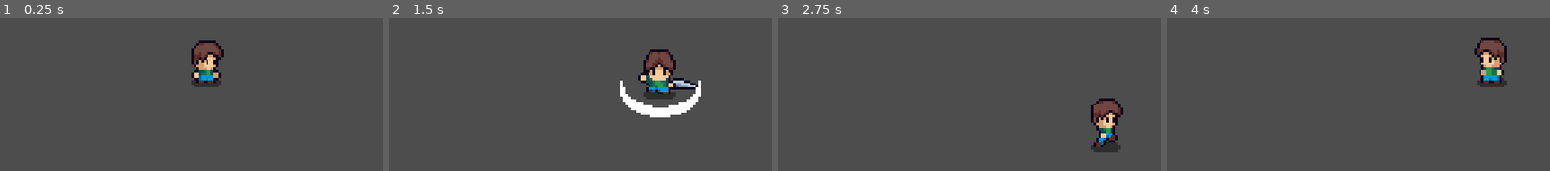
Above: before the commit, frames 1-4 (left to right).
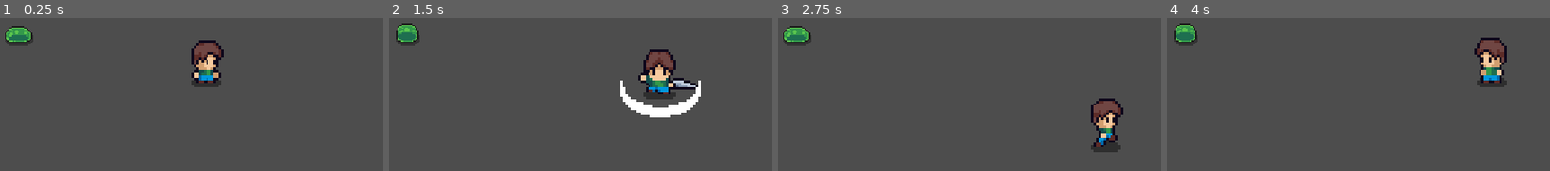
Above: after the commit, the same moments.

Repository: StupidCoders67/TopDownGameInGodot
Game: Godot game, scene res://Scenes/main.tscn
Same seed, same stepped clock (60 frames per second), same inputs: the game is played once before the commit and once after it.
Inputs (mouse positions are in pixels of both pictures, inside the frame that each line leads up to):
- Up to frame 1 (0.25 s): no input
- Up to frame 2 (1.5 s): tap Enter at 0.5 s; move the mouse to (752, 48) at 0.52 s; hold D (Right) 0.53-1.28 s; tap Space (attack) at 0.6, 1.35 s; click (752, 48) at 0.67 s; move the mouse to (450, 88) at 1.27 s; hold S (Down) from 1.28 s (still down)
- Up to frame 3 (2.75 s): move the mouse to (outside the picture) at 2.02 s; release S (Down) at 2.03 s; hold D (Right) from 2.03 s (still down); tap Alt at 2.1 s; tap Space (attack) at 2.3 s
- Up to frame 4 (4 s): move the mouse to (1339, 148) at 2.77 s; release D (Right) at 2.78 s; hold W (Up) 2.78-3.53 s; tap Shift at 2.85 s; click (1339, 148) at 2.92 s; tap Space (attack) at 3.05, 3.6 s; move the mouse to (outside the picture) at 3.52 s; hold A (Left) from 3.53 s (still down)

The runs differ from the first frame. In frame 1, 0.8% of the frame differs, in the area x 1-9%, y 5-19%; in frame 2, 0.8%; in frame 3, 0.8%; in frame 4, 0.8%.

Commit message:
added slime(enemy)

Diff:
--- a/rpg/Scenes/main.tscn
+++ b/rpg/Scenes/main.tscn
@@ -1,9 +1,13 @@
 [gd_scene format=3 uid="uid://8470ia55qji0"]
 
 [ext_resource type="PackedScene" uid="uid://t1hxff50qtww" path="res://Scenes/player.tscn" id="1_jjgbg"]
+[ext_resource type="PackedScene" uid="uid://dwlxvcuhhgqw" path="res://Scenes/slime.tscn" id="2_bo1nx"]
 
 [node name="Main" type="Node2D" unique_id=1102619746]
 
 [node name="Player" parent="." unique_id=1569827867 instance=ExtResource("1_jjgbg")]
 position = Vector2(575, 319)
 scale = Vector2(4, 4)
+
+[node name="Slime" parent="." unique_id=52502482 instance=ExtResource("2_bo1nx")]
+position = Vector2(274, 268)
--- /dev/null
+++ b/rpg/Scenes/slime.tscn
@@ -0,0 +1,179 @@
+[gd_scene format=3 uid="uid://dwlxvcuhhgqw"]
+
+[ext_resource type="Texture2D" uid="uid://cd1xx53au6qdb" path="res://Assets/Enemies/Slime_Green.png" id="1_2d52u"]
+
+[sub_resource type="GDScript" id="GDScript_1vjne"]
+
+[sub_resource type="AtlasTexture" id="AtlasTexture_f4si1"]
+atlas = ExtResource("1_2d52u")
+region = Rect2(0, 128, 64, 64)
+
+[sub_resource type="AtlasTexture" id="AtlasTexture_5gljc"]
+atlas = ExtResource("1_2d52u")
+region = Rect2(64, 128, 64, 64)
+
+[sub_resource type="AtlasTexture" id="AtlasTexture_vblni"]
+atlas = ExtResource("1_2d52u")
+region = Rect2(128, 128, 64, 64)
+
+[sub_resource type="AtlasTexture" id="AtlasTexture_e388w"]
+atlas = ExtResource("1_2d52u")
+region = Rect2(192, 128, 64, 64)
+
+[sub_resource type="AtlasTexture" id="AtlasTexture_r4o34"]
+atlas = ExtResource("1_2d52u")
+region = Rect2(256, 128, 64, 64)
+
+[sub_resource type="AtlasTexture" id="AtlasTexture_y26kt"]
+atlas = ExtResource("1_2d52u")
+region = Rect2(320, 128, 64, 64)
+
+[sub_resource type="AtlasTexture" id="AtlasTexture_c7ij5"]
+atlas = ExtResource("1_2d52u")
+region = Rect2(384, 128, 64, 64)
+
+[sub_resource type="AtlasTexture" id="AtlasTexture_psnrq"]
+atlas = ExtResource("1_2d52u")
+region = Rect2(448, 128, 64, 64)
+
+[sub_resource type="AtlasTexture" id="AtlasTexture_kh8cv"]
+atlas = ExtResource("1_2d52u")
+region = Rect2(0, 64, 64, 64)
+
+[sub_resource type="AtlasTexture" id="AtlasTexture_555id"]
+atlas = ExtResource("1_2d52u")
+region = Rect2(64, 64, 64, 64)
+
+[sub_resource type="AtlasTexture" id="AtlasTexture_xq7bh"]
+atlas = ExtResource("1_2d52u")
+region = Rect2(128, 64, 64, 64)
+
+[sub_resource type="AtlasTexture" id="AtlasTexture_10642"]
+atlas = ExtResource("1_2d52u")
+region = Rect2(192, 64, 64, 64)
+
+[sub_resource type="AtlasTexture" id="AtlasTexture_uu7bc"]
+atlas = ExtResource("1_2d52u")
+region = Rect2(256, 64, 64, 64)
+
+[sub_resource type="AtlasTexture" id="AtlasTexture_gqvs5"]
+atlas = ExtResource("1_2d52u")
+region = Rect2(320, 64, 64, 64)
+
+[sub_resource type="AtlasTexture" id="AtlasTexture_2bbhk"]
+atlas = ExtResource("1_2d52u")
+region = Rect2(384, 64, 64, 64)
+
+[sub_resource type="AtlasTexture" id="AtlasTexture_d6mpm"]
+atlas = ExtResource("1_2d52u")
+region = Rect2(448, 64, 64, 64)
+
+[sub_resource type="AtlasTexture" id="AtlasTexture_jokqx"]
+atlas = ExtResource("1_2d52u")
+region = Rect2(0, 0, 64, 64)
+
+[sub_resource type="AtlasTexture" id="AtlasTexture_swwnm"]
+atlas = ExtResource("1_2d52u")
+region = Rect2(64, 0, 64, 64)
+
+[sub_resource type="AtlasTexture" id="AtlasTexture_aiwxb"]
+atlas = ExtResource("1_2d52u")
+region = Rect2(128, 0, 64, 64)
+
+[sub_resource type="AtlasTexture" id="AtlasTexture_paq7w"]
+atlas = ExtResource("1_2d52u")
+region = Rect2(192, 0, 64, 64)
+
+[sub_resource type="SpriteFrames" id="SpriteFrames_2d52u"]
+animations = [{
+"frames": [{
+"duration": 1.0,
+"texture": SubResource("AtlasTexture_f4si1")
+}, {
+"duration": 1.0,
+"texture": SubResource("AtlasTexture_5gljc")
+}, {
+"duration": 1.0,
+"texture": SubResource("AtlasTexture_vblni")
+}, {
+"duration": 1.0,
+"texture": SubResource("AtlasTexture_e388w")
+}, {
+"duration": 1.0,
+"texture": SubResource("AtlasTexture_r4o34")
+}, {
+"duration": 1.0,
+"texture": SubResource("AtlasTexture_y26kt")
+}, {
+"duration": 1.0,
+"texture": SubResource("AtlasTexture_c7ij5")
+}, {
+"duration": 1.0,
+"texture": SubResource("AtlasTexture_psnrq")
+}],
+"loop": 0,
+"name": &"Death",
+"speed": 8.0
+}, {
+"frames": [{
+"duration": 1.0,
+"texture": SubResource("AtlasTexture_kh8cv")
+}, {
+"duration": 1.0,
+"texture": SubResource("AtlasTexture_555id")
+}, {
+"duration": 1.0,
+"texture": SubResource("AtlasTexture_xq7bh")
+}, {
+"duration": 1.0,
+"texture": SubResource("AtlasTexture_10642")
+}, {
+"duration": 1.0,
+"texture": SubResource("AtlasTexture_uu7bc")
+}, {
+"duration": 1.0,
+"texture": SubResource("AtlasTexture_gqvs5")
+}, {
+"duration": 1.0,
+"texture": SubResource("AtlasTexture_2bbhk")
+}, {
+"duration": 1.0,
+"texture": SubResource("AtlasTexture_d6mpm")
+}],
+"loop": 0,
+"name": &"attack",
+"speed": 8.0
+}, {
+"frames": [{
+"duration": 1.0,
+"texture": SubResource("AtlasTexture_jokqx")
+}, {
+"duration": 1.0,
+"texture": SubResource("AtlasTexture_swwnm")
+}, {
+"duration": 1.0,
+"texture": SubResource("AtlasTexture_aiwxb")
+}, {
+"duration": 1.0,
+"texture": SubResource("AtlasTexture_paq7w")
+}],
+"loop": 1,
+"name": &"idle",
+"speed": 8.0
+}]
+
+[sub_resource type="RectangleShape2D" id="RectangleShape2D_7unuw"]
+size = Vector2(18.5, 16.5)
+
+[node name="Slime" type="CharacterBody2D" unique_id=52502482]
+scale = Vector2(2, 2)
+script = SubResource("GDScript_1vjne")
+
+[node name="AnimatedSprite2D" type="AnimatedSprite2D" parent="." unique_id=1153632614]
+sprite_frames = SubResource("SpriteFrames_2d52u")
+animation = &"idle"
+autoplay = "idle"
+
+[node name="CollisionShape2D" type="CollisionShape2D" parent="." unique_id=5235811]
+position = Vector2(0.25, -0.25)
+shape = SubResource("RectangleShape2D_7unuw")
Not shown, added: .DS_Store
Not shown, added: rpg/.DS_Store
Not shown, added: rpg/addons/.DS_Store
Not shown, removed: rpg/addons/godot_super-wakatime/wakatime.zip
